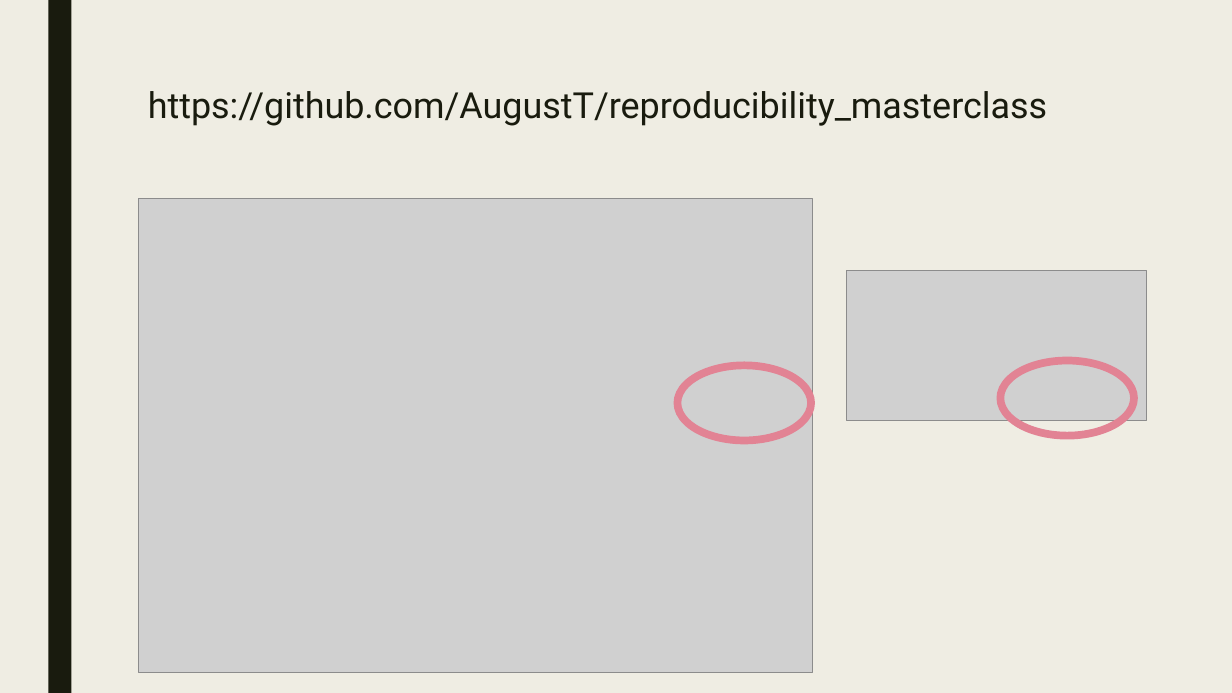
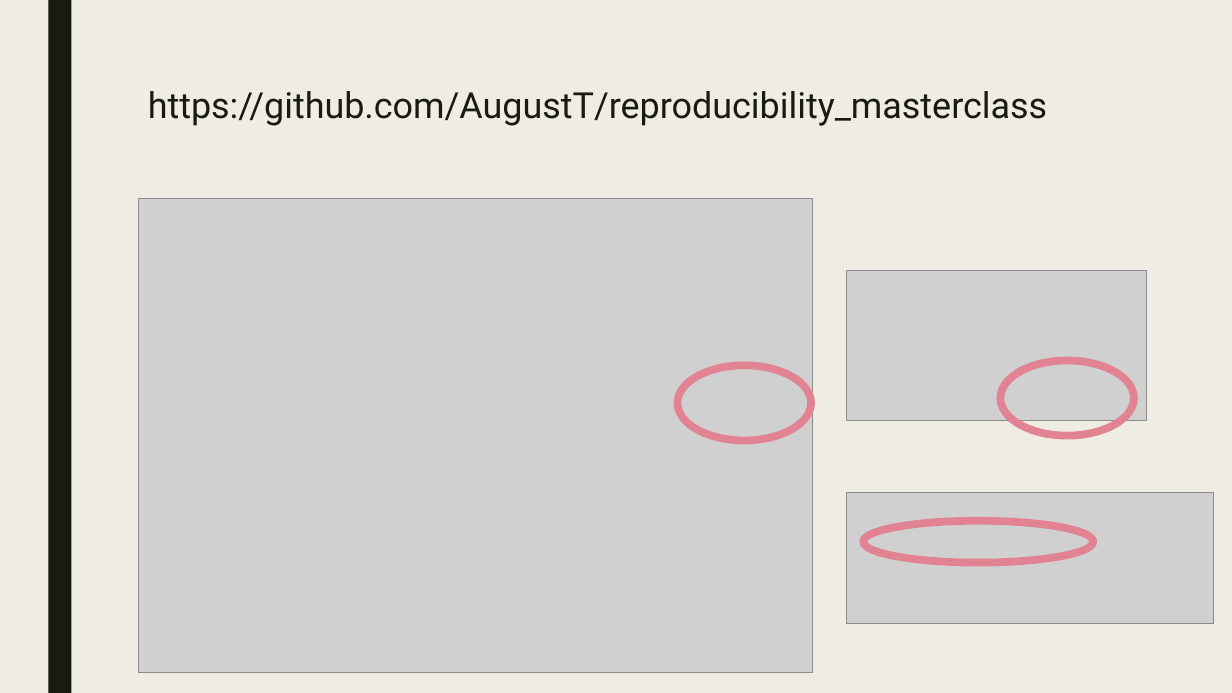
Before and after one commit to AugustT/reproducibility_masterclass, a slide deck: slide 15 of A Masterclass in Reproducibility.pptx. Drawn at 1232x693 pixels with LibreOffice and Linux fonts; fonts in the diff are those of the drawing; grey boxes stand for pictures. Boxes give left, top, right and bottom in pixels: in the first picture for what was removed or moved away, otherwise in the second. Text is boxed around its words. In the diff, an @@ line names an element or a change of style, - is before the commit and + after.

```diff
--- a/A Masterclass in Reproducibility.pptx
+++ b/A Masterclass in Reproducibility.pptx
@@ picture added at (847,493,1214,624) @@
@@ freeform shape added at (863,521,1093,563), outline #E28394 6 pt @@
```
Also in this commit, not shown: 1 other slide changed, 1 other file.
